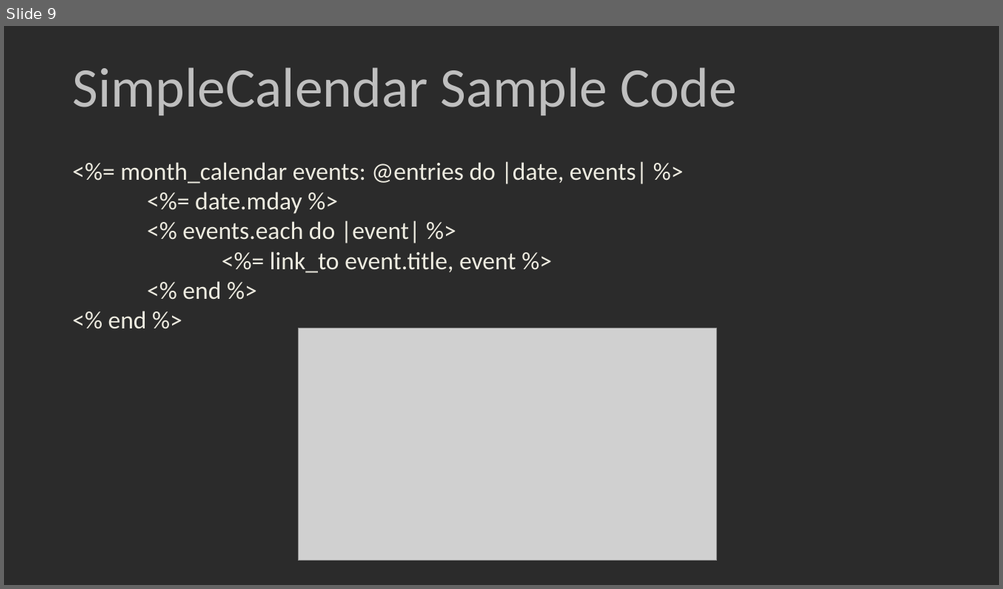
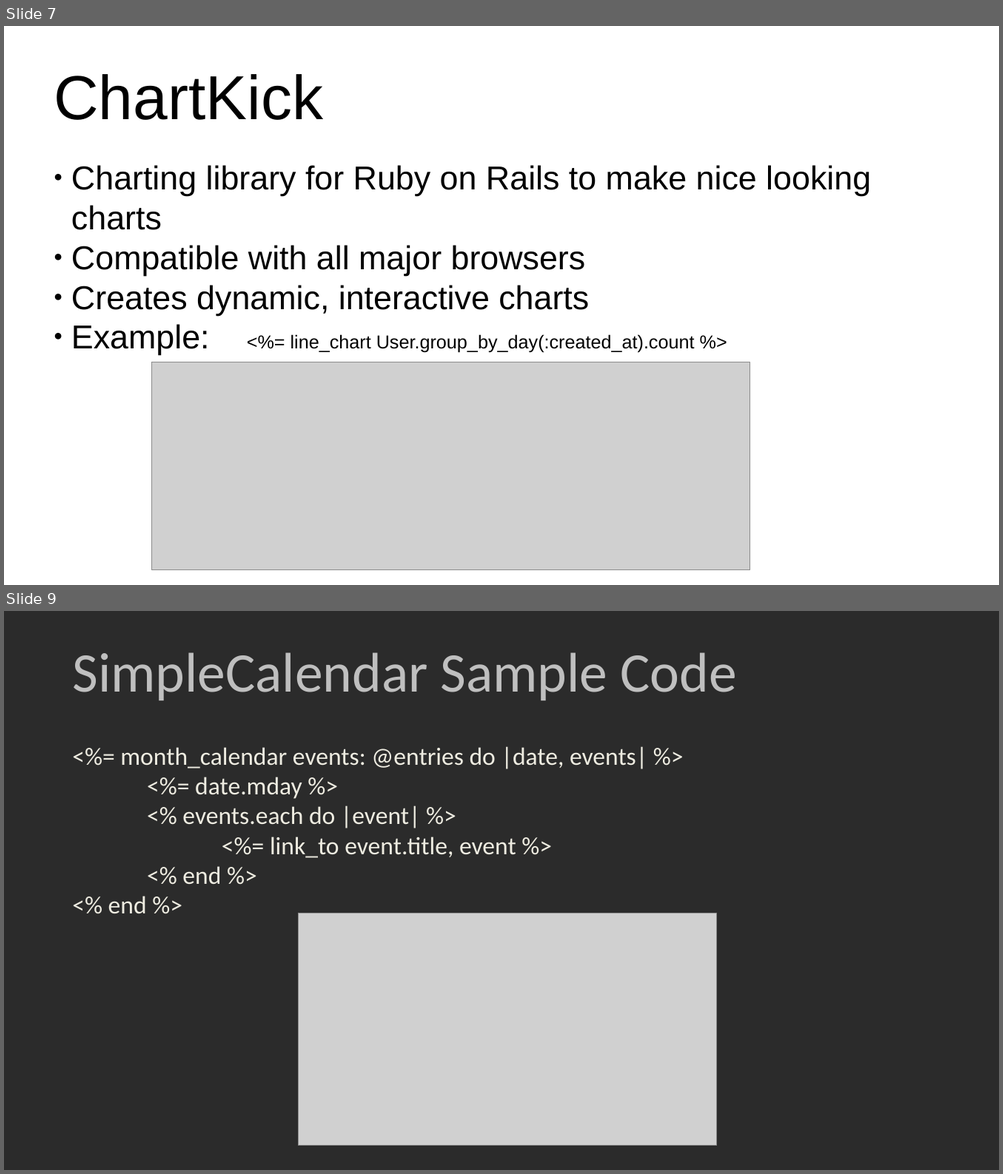
Before and after one commit to kylambouldin/CSE3901-FinalProject, a slide deck: Presentation.pptx. Shown one above the other, each under a label of ours: slide 9 before the commit, slides 7 and 9 after it; the slides between them are not shown. The pictures are 1003x589 and 1003x1174 pixels, drawn with LibreOffice and Linux fonts; fonts in the diff are those of the drawing; grey boxes stand for pictures; background and template pictures are left out; a plain dark background stands for a picture behind light text. Boxes give left, top, right and bottom in pixels: in the first picture for what was removed or moved away, otherwise in the second. Text is boxed around its words. In the diff, an @@ line names an element or a change of style, - is before the commit and + after.

```diff
--- a/Presentation.pptx
+++ b/Presentation.pptx
@@ slide 7 added at (4,26,999,585), background picture (left out) @@
@@ text added at (54,74,323,120), 60 pt, text #000000 @@
+ChartKick
@@ text added at (71,165,871,355), 32 pt, text #000000 @@
+● Charting library for Ruby on Rails to make nice looking charts
+● Compatible with all major browsers
+● Creates dynamic, interactive charts
+● Example: <%= line_chart User.group_by_day(:created_at).count %>
@@ picture added at (152,362,750,571) @@
```
Also in this commit, not shown: 4 slides changed, 1 slide removed, 1 other file.
